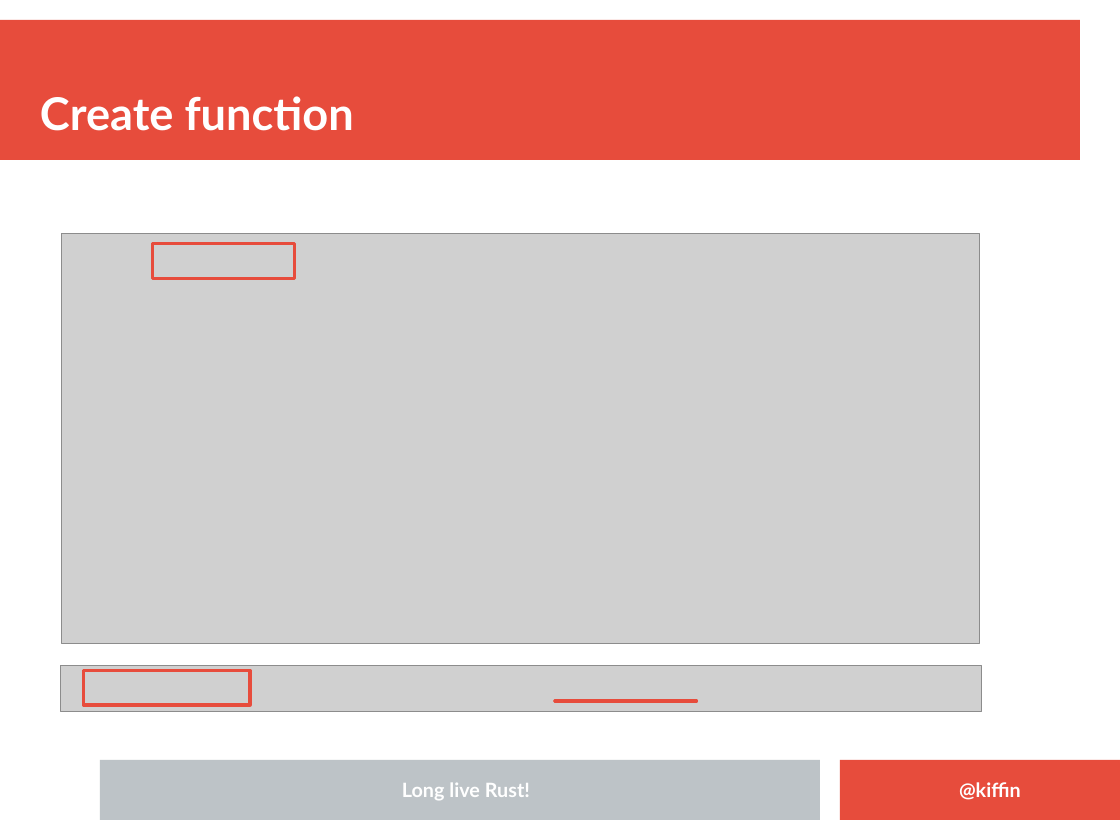
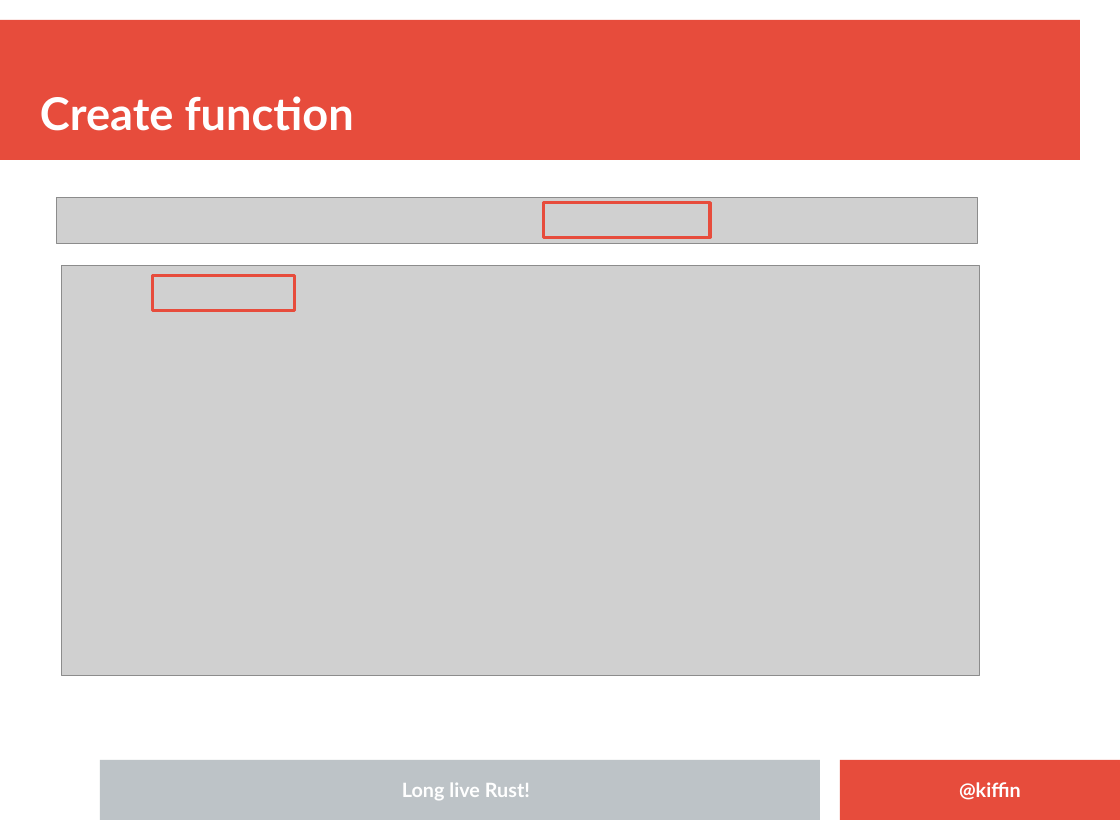
Before and after one commit to kgish/rust-node-addon-template, a slide deck: slide 18 of presentation/Embedding-Rust-in-NodeJS-applications.odp. Drawn at 1120x840 pixels with LibreOffice and Linux fonts; fonts in the diff are those of the drawing; grey boxes stand for pictures; background and template pictures are left out. Boxes give left, top, right and bottom in pixels: in the first picture for what was removed or moved away, otherwise in the second. Text is boxed around its words. In the diff, an @@ line names an element or a change of style, - is before the commit and + after.

```diff
--- a/presentation/Embedding-Rust-in-NodeJS-applications.odp
+++ b/presentation/Embedding-Rust-in-NodeJS-applications.odp
@@ picture: place and size @@
-picture at <box>61,666,982,712</box>
+picture at <box>57,197,978,244</box>
@@ rectangle: place and size @@
-rectangle at <box>83,671,250,705</box>
+rectangle at <box>544,202,710,237</box>
@@ picture: place and size @@
-picture at <box>61,234,980,643</box>
+picture at <box>61,265,980,675</box>
@@ rectangle: place and size @@
-rectangle at <box>152,244,295,278</box>
+rectangle at <box>152,275,295,310</box>
@@ rectangle removed at <box>555,701,697,701</box> @@
```
Also in this commit, not shown: 4 other slides changed, 1 slide added, 1 other file.
